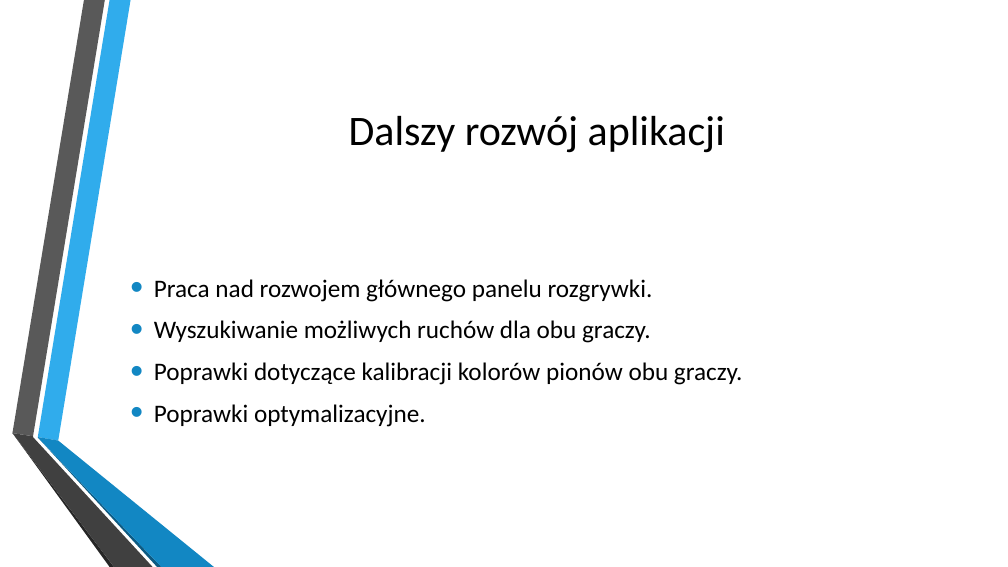
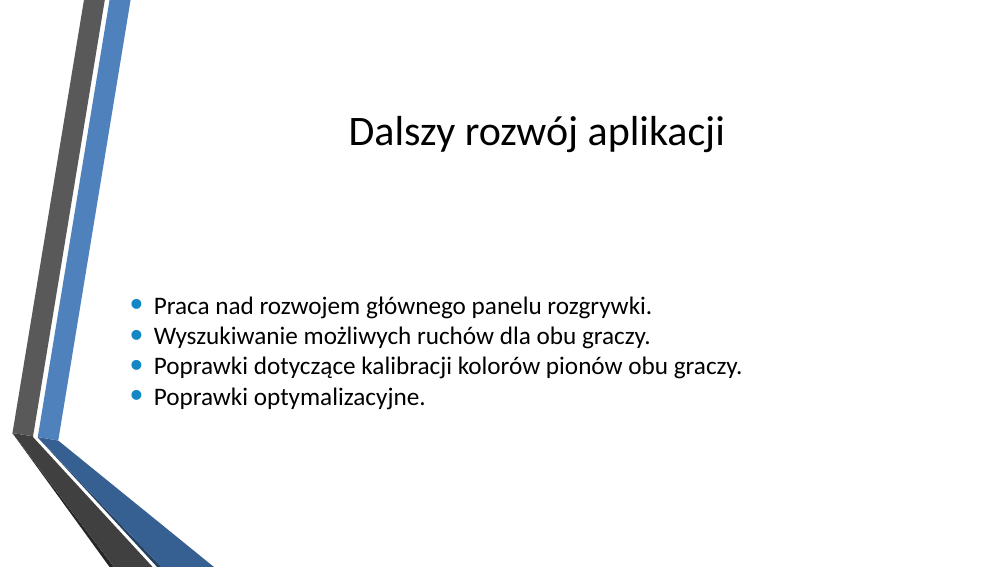
Before and after one commit to Guziec94/GuziecCheckers, a slide deck: slide 6 of Dokumentacja/GuziecCheckers v3.pptx. Drawn at 1008x567 pixels with LibreOffice and Linux fonts; fonts in the diff are those of the drawing; background and template pictures are left out. Boxes give left, top, right and bottom in pixels: in the first picture for what was removed or moved away, otherwise in the second. Text is boxed around its words. In the diff, an @@ line names an element or a change of style, - is before the commit and + after.

```diff
--- a/Dokumentacja/GuziecCheckers v3.pptx
+++ b/Dokumentacja/GuziecCheckers v3.pptx
@@ freeform shape at (38,0,131,441): fill #30ACEC to #4F81BD @@
@@ text "Praca nad rozwojem głównego panelu ..." at (154,296,743,410): less space between paragraphs @@
@@ freeform shape at (38,438,162,567): fill #0C5A82 to #254061 @@
@@ freeform shape at (38,437,214,567): fill #1287C3 to #376092 @@
```
Also in this commit, not shown: 6 other slides changed, 3 other files.
